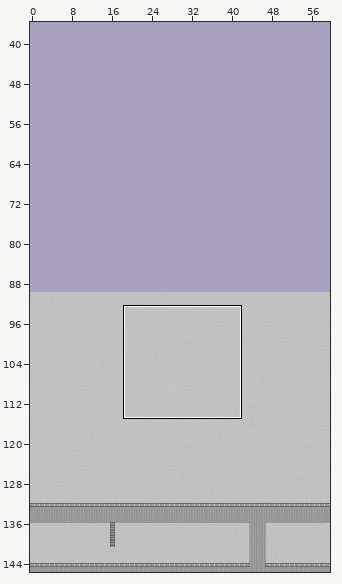
A Tiled map (JSON) gets an edit: main/resources/worlds/FactoryFloor.json. Above, an overview of the earlier version with the close-up marked.
Close-up. Old version:
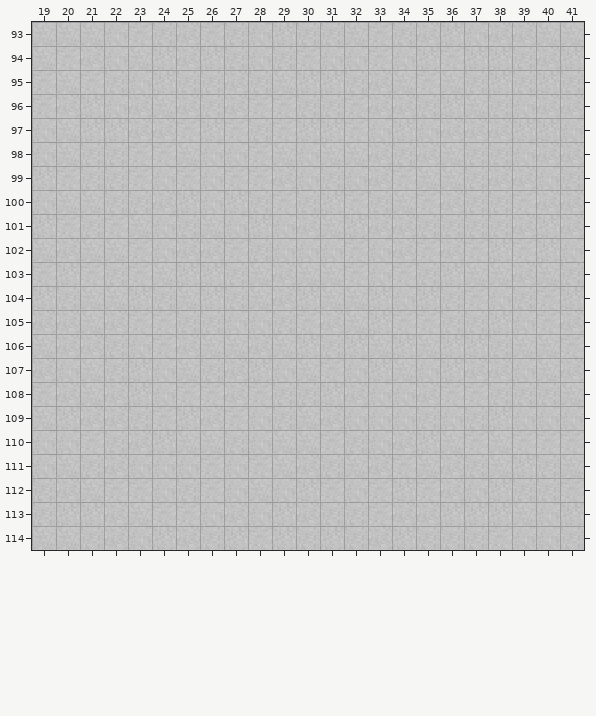
Cells are 16x16 px. Shown: x 19..41, y 93..114. The commit also changed other parts of the map, which this record leaves out. The old version is drawn lined up with the new one.
The result:
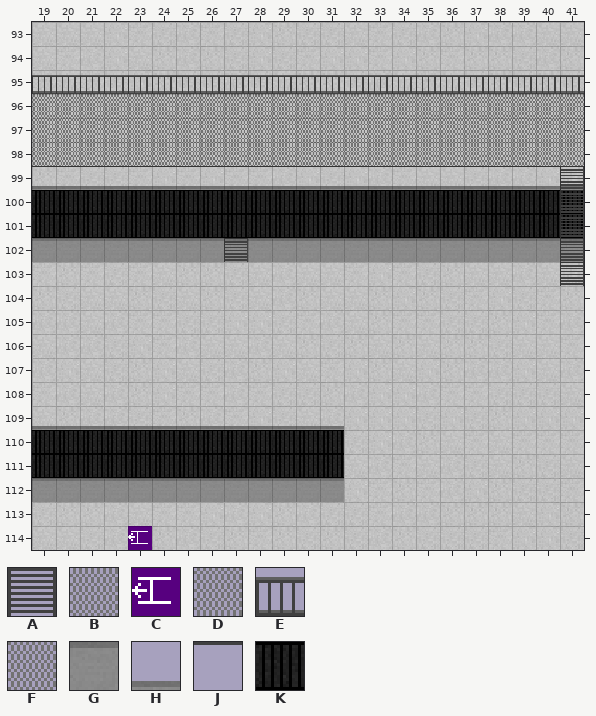
Key: from "Cat": A 0, B 1, C 5 turned 90, D 9, E 13, F 17, G 40, H 41, J 45; from "GoGo": K 0.
_ is an empty cell.
Tiles of an added or newly shown layer are drawn over the layers below it.
Changes in this commit:
map size 60x110 -> 60x200 cells (old content now starts at 0,90; both pictures use the new coordinates)
Layer "Conveyor Sides":
The author put tile G in row 102 at x 19 to 41; in row 112 at x 19 to 31.
The author put tile H in row 99 at x 19 to 41.
Layer "Conveyor":
The author put tile H in row 109 at x 19 to 31.
The author put tile K in rows 100 to 101 at x 19 to 41; in rows 110 to 111 at x 19 to 31.
Layer "Ladder":
The author put tile A in rows 99 to 101 at x 41; in row 102 at x 27 and 41; in row 103 at x 41.
Layer "Catwalk":
The author put tile B in row 96 at x 19 to 41.
The author put tile D in row 97 at x 19 to 41.
The author put tile E in row 95 at x 19 to 41.
The author put tile F in row 98 at x 19 to 41.
The author put tile J in row 99 at x 19 to 40.
Layer "Directions" (added):
The author put tile C in row 114 at x 23.
Changed places in both close-ups, as pixel boxes (x1, y1, x2, y2):
added: (32, 75, 584, 286)
added: (32, 426, 344, 502)
added: (128, 526, 152, 550)
